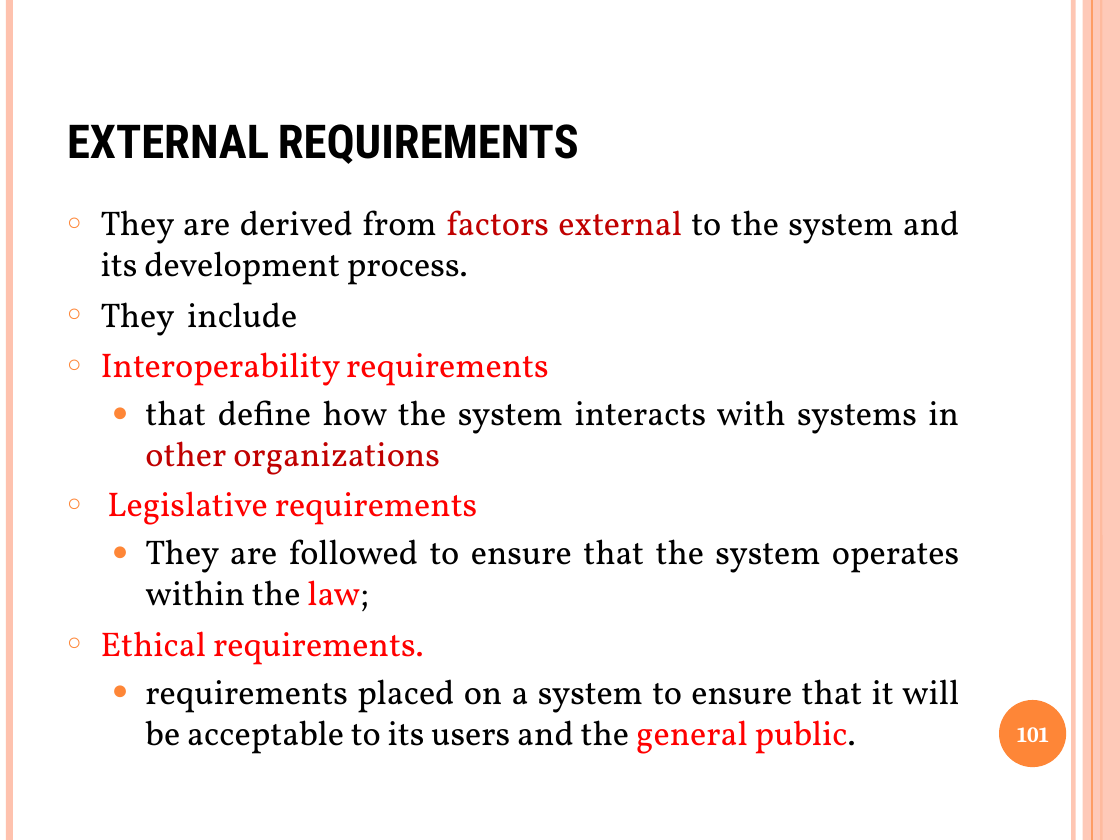
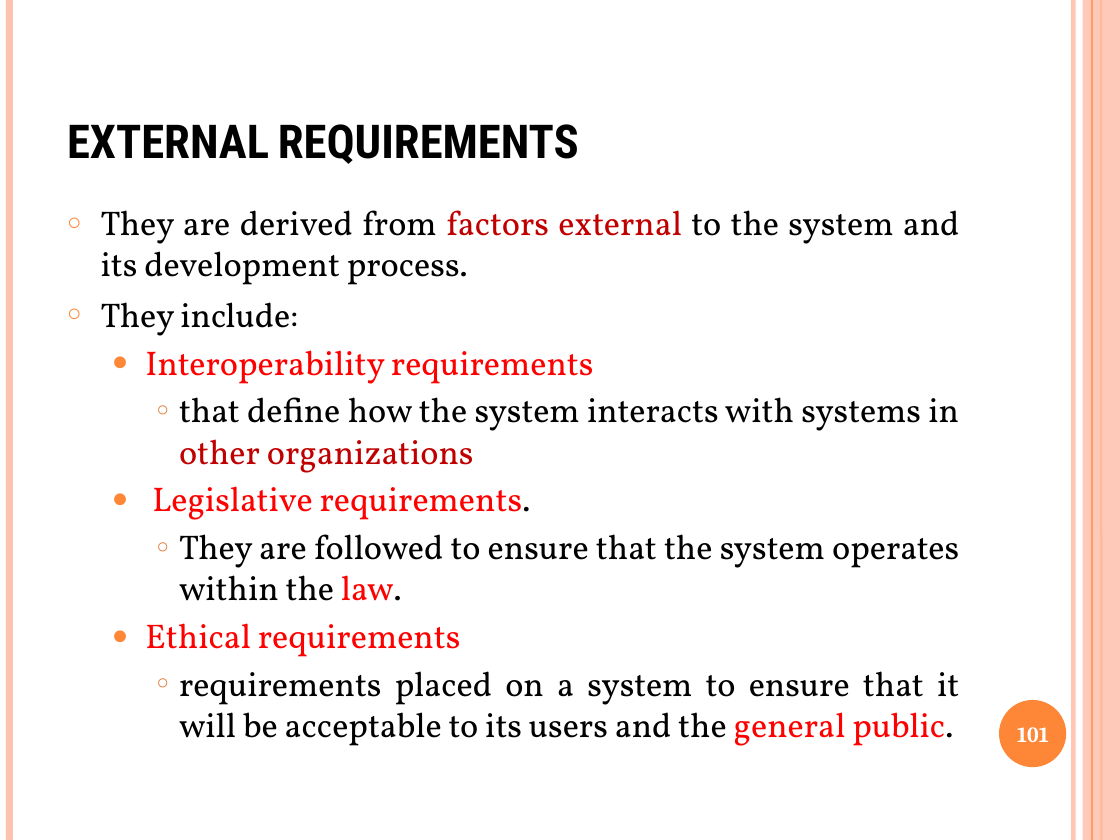
Before and after one commit to GeneralNitin/S6, a slide deck: slide 101 of 04. Software Engineering and Project Management/PPTs/M2.pptx. Drawn at 1120x840 pixels with LibreOffice and Linux fonts; fonts in the diff are those of the drawing. Boxes give left, top, right and bottom in pixels: in the first picture for what was removed or moved away, otherwise in the second. Text is boxed around its words. In the diff, an @@ line names an element or a change of style, - is before the commit and + after.

Commit message:
added qps, ppts, tp solved and other resources

```diff
--- a/04. Software Engineering and Project Management/PPTs/M2.pptx
+++ b/04. Software Engineering and Project Management/PPTs/M2.pptx
@@ text at [101, 302, 298, 336]: text changed @@
-○ They include
+○ They include:
@@ text at [145, 350, 959, 746]: bullet ○ to ●; list level 1 to 2 in "Interoperability requirements"; bullet ● to ○; list level 2 to 3 in "that define how the system ..."; bullet colour #FE8637 to #E07631; list level 2 to 3 in "requirements placed on a system ..." @@
@@ text at [145, 486, 959, 657]: text changed @@
-○ Legislative requirements
-  ● They are followed to ensure that the system operates within the law;
-○ Ethical requirements.
+  ● Legislative requirements.
+    ○ They are followed to ensure that the system operates within the law.
+  ● Ethical requirements
```
Also in this commit, not shown: 43 other slides changed, 2 slides added, 4 slides removed, 42 other files.
